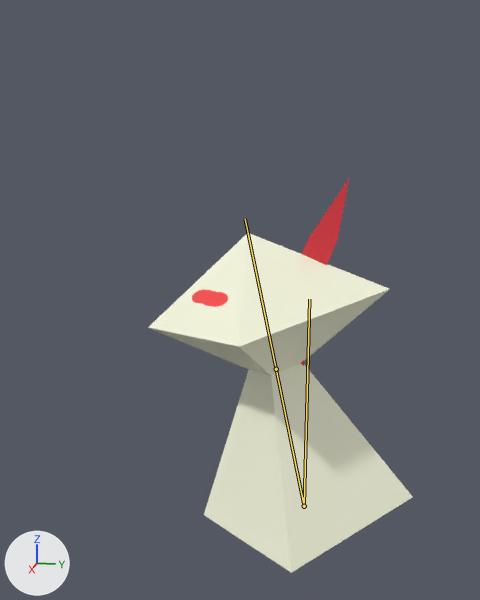
Two versions of the glTF model project/Resources/Game/Models/Player.gltf, one commit apart.
The view is the same before and after, from a camera (50 mm lens) standing at (2.81, 0.25, 1.69) and looking at (-0.02, -0.31, 0.98). Lighting does not change. The marker at lower left points along +X, +Y and +Z. The bones that bend it are drawn over the model as lines.

Names of what the first picture shows: 'Player', 'Wepon'.
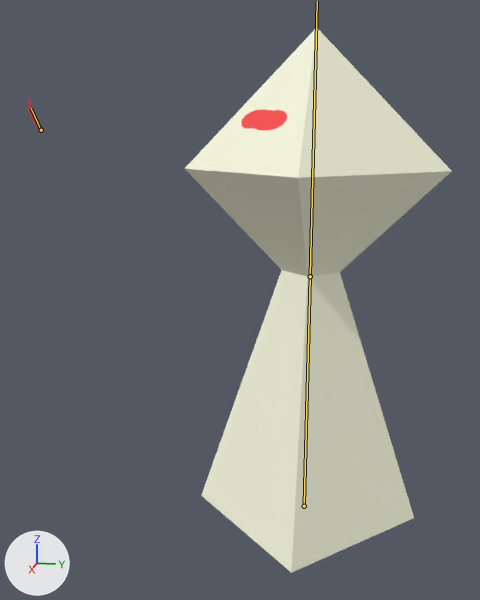
The newer file adds an action. The first version stands in its rest pose; the second is drawn at frame 0 of the action 'AttackSky'.

Where the change shows, as pixel boxes [x1, y1, x2, y2] in the pictures (480 x 600 px):
```json
{"object": "Player", "change": "posed", "before": [148, 233, 413, 573], "after": [185, 28, 452, 573], "on screen": "60% taller"}
{"object": "Wepon", "change": "posed", "before": [301, 177, 350, 366], "after": [28, 97, 43, 133]}
{"bone": "Body", "before": "(304, 506) to (276, 369)", "after": "(304, 506) to (310, 276)"}
{"bone": "WeponBone", "before": "(304, 506) to (309, 299)", "after": "(41, 130) to (31, 108)"}
```

The change, as JSON lines over the scene's bpy script:
```json
{"block": "bone_body", "where": "bone_body = bpy.data.objects['Armature'].pose.bones['Body']"}
{"op": "set", "path": "bone_body.rotation_quaternion", "old": "(0.994, 0.105, 0.0, 0.0)", "new": "(1.0, 0.0, 0.0, 0.0)", "note": "degrees (12, 0, 0) -> degrees (0, 0, 0)"}
{"op": "set", "path": "bone_body.scale", "old": "(1.0, 0.62, 1.0)", "new": "(1.0, 1.0, 1.0)"}
{"block": "bone_weponbone", "where": "bone_weponbone = bpy.data.objects['WeponArmature'].pose.bones['WeponBone']"}
{"op": "set", "path": "bone_weponbone.location", "old": "(0.0, 0.0, 0.0)", "new": "(0.0, 1.714, 1.205)"}
{"op": "set", "path": "bone_weponbone.rotation_quaternion", "old": "(1.0, 0.0, 0.0, 0.0)", "new": "(0.976, 0.218, 0.0, 0.0)", "note": "degrees (0, 0, 0) -> degrees (25, 0, 0)"}
{"op": "set", "path": "bone_weponbone.scale", "old": "(1.0, 1.0, 1.0)", "new": "(0.1, 0.1, 0.1)"}
```
